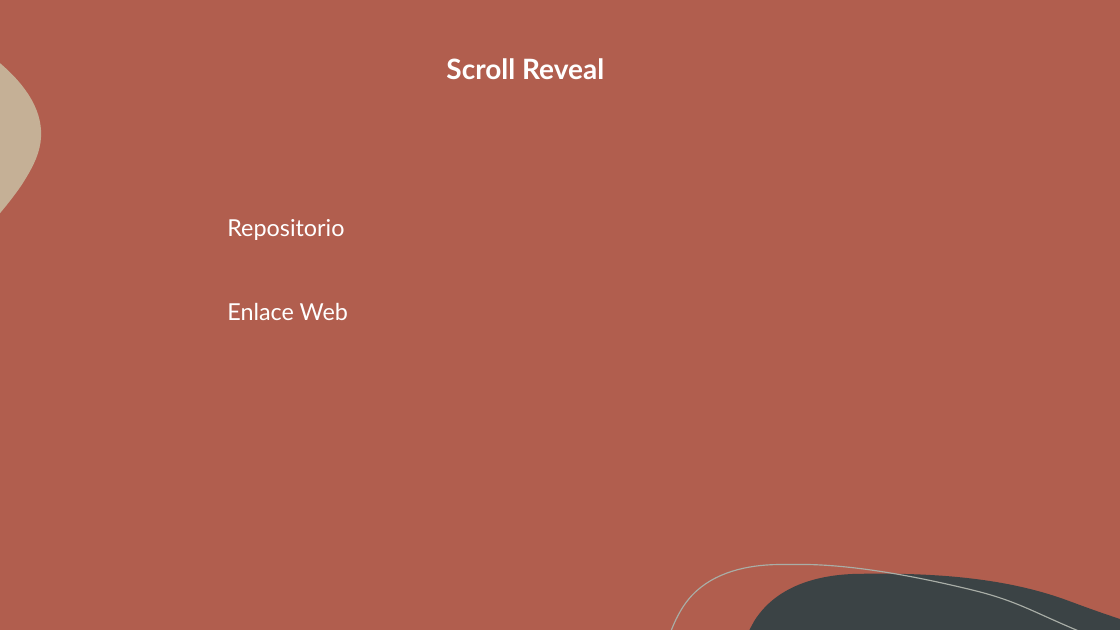
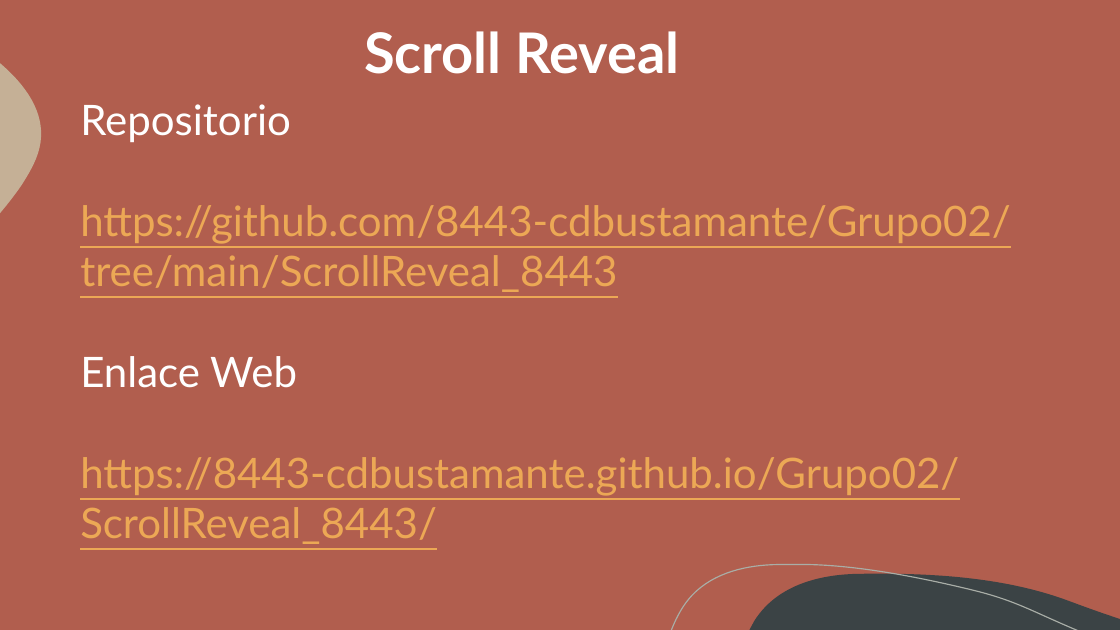
Before and after one commit to 8443-cdbustamante/8443Gp2-Lab1, a slide deck: slide 2 of 8443_Grupo2_TAREA_GRUPAL.pptx. Drawn at 1120x630 pixels with LibreOffice and Linux fonts; fonts in the diff are those of the drawing. Boxes give left, top, right and bottom in pixels: in the first picture for what was removed or moved away, otherwise in the second. Text is boxed around its words. In the diff, an @@ line names an element or a change of style, - is before the commit and + after.

```diff
--- a/8443_Grupo2_TAREA_GRUPAL.pptx
+++ b/8443_Grupo2_TAREA_GRUPAL.pptx
@@ text "Scroll Reveal": place and size @@
-text "Scroll Reveal" at bbox=[446, 58, 604, 79]
+text "Scroll Reveal" at bbox=[364, 31, 679, 74]
@@ text "Scroll Reveal" at bbox=[364, 31, 679, 74]: size 24 to 48 pt @@
@@ text "Repositorio": place and size @@
-text "Repositorio" at bbox=[227, 219, 348, 320]
+text "Repositorio" at bbox=[80, 104, 1011, 544]
@@ text at bbox=[80, 104, 297, 388]: size 20 to 36 pt in "Repositorio", "Enlace Web" @@
@@ text at bbox=[80, 205, 1011, 292]: paragraph added @@
+https://github.com/8443-cdbustamante/Grupo02/tree/main/ScrollReveal_8443
@@ text at bbox=[80, 457, 959, 544]: paragraph added @@
+https://8443-cdbustamante.github.io/Grupo02/ScrollReveal_8443/
```
Also in this commit, not shown: 2 other slides changed.
